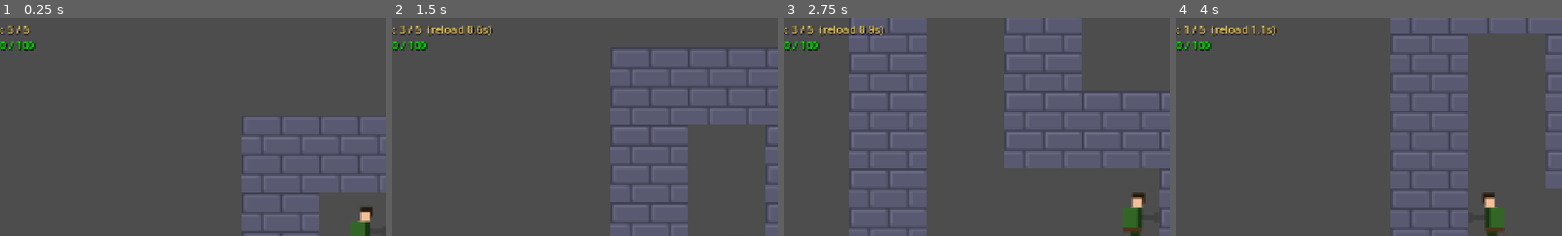
Above: before the commit, frames 1-4 (left to right).
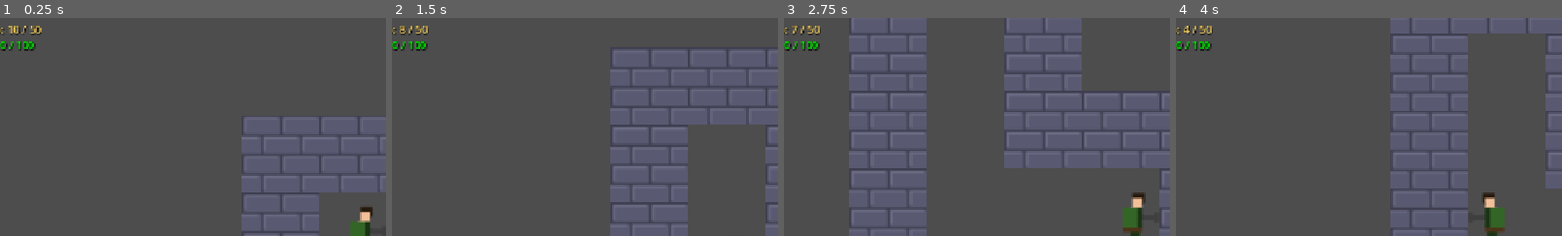
Above: after the commit, the same moments.

Repository: VVStanley/game_godot
Game: Godot game, scene res://Scenes/Main.tscn
Two runs of this game, one before a commit and one after it. Both use one fixed random seed, a clock stepped at 60 frames per second and the inputs below.
Inputs:
- Up to frame 1 (0.25 s): no input
- Up to frame 2 (1.5 s): hold D (move_right) 0.53-1.28 s; tap Space (shoot) at 0.6, 1.35 s; tap Enter at 1.25 s; hold S (move_down) from 1.28 s (still down)
- Up to frame 3 (2.75 s): release S (move_down) at 2.03 s; hold D (move_right) from 2.03 s (still down); tap Space (shoot) at 2.1 s
- Up to frame 4 (4 s): release D (move_right) at 2.78 s; hold W (move_up) 2.78-3.53 s; tap Space (shoot) at 2.85, 3.5, 3.6 s; hold A (move_left) from 3.53 s (still down)
The pictures show only the part of the screen within x 5-55%, y 4-54%; the shares and areas given below are measured in that part.

The runs differ from the first frame. In frame 1, 0.2% of the frame differs, in the area x 2-11%, y 3-8%; in frame 2, 0.5%; in frame 3, 0.5%, in the area x 2-27%, y 3-9%; in frame 4, 0.5%.

Commit message:
Дораотали патроны

Diff:
--- /dev/null
+++ b/Scenes/AmmoPickup.tscn
@@ -0,0 +1,14 @@
+[gd_scene load_steps=4 format=3]
+
+[ext_resource type="Script" path="res://Scripts/AmmoPickup.gd" id="1_ammo"]
+
+[sub_resource type="CircleShape2D" id="CircleShape2D_ammo"]
+radius = 10.0
+
+[node name="AmmoPickup" type="Area2D"]
+script = ExtResource("1_ammo")
+
+[node name="Sprite" type="Sprite2D" parent="."]
+
+[node name="CollisionShape2D" type="CollisionShape2D" parent="."]
+shape = SubResource("CircleShape2D_ammo")
--- /dev/null
+++ b/Scripts/AmmoPickup.gd
@@ -0,0 +1,36 @@
+## AmmoPickup.gd — Ammo box pickup on the ground.
+##
+## When the player touches this, it grants ammo (up to max).
+
+extends Area2D
+
+
+func _ready() -> void:
+	# Collision layers — detect player body.
+	collision_layer = 0
+	collision_mask = 2  # player layer
+
+	var sprite: Sprite2D = $Sprite
+	var tex = load("res://Assets/ammo_pickup.png")
+	if tex:
+		sprite.texture = tex
+	else:
+		# Fallback: draw a small box.
+		var img := Image.create(16, 16, false, Image.FORMAT_RGBA8)
+		img.fill(Color(0.5, 0.3, 0.1))
+		sprite.texture = ImageTexture.create_from_image(img)
+
+	var shape: CircleShape2D = $CollisionShape2D.shape as CircleShape2D
+	if shape == null:
+		$CollisionShape2D.shape = CircleShape2D.new()
+		shape = $CollisionShape2D.shape
+	shape.radius = Settings.coin_radius
+
+	body_entered.connect(_on_body_entered)
+
+
+func _on_body_entered(body: Node2D) -> void:
+	if body.is_in_group("player"):
+		if body.has_method("add_ammo"):
+			body.add_ammo(Settings.ammo_pickup_amount)
+		queue_free()
--- a/Scripts/Main.gd
+++ b/Scripts/Main.gd
@@ -56,6 +56,7 @@
 var _coin_scene: PackedScene
 var _exit_scene: PackedScene
 var _enemy_scene: PackedScene
+var _ammo_pickup_scene: PackedScene
 
 
 func _ready() -> void:
@@ -67,6 +68,7 @@
 	_spawn_player()
 	_spawn_coins()
 	_spawn_enemies()
+	_spawn_ammo_pickups()
 	_spawn_exit()
 	_setup_hud_layer()
 	_create_hud()
@@ -93,6 +95,7 @@
 	_coin_scene = load("res://Scenes/Coin.tscn")
 	_exit_scene = load("res://Scenes/Exit.tscn")
 	_enemy_scene = load("res://Scenes/Enemy.tscn")
+	_ammo_pickup_scene = load("res://Scenes/AmmoPickup.tscn")
 
 
 # =====================================================================
@@ -528,6 +531,12 @@
 	add_child(_player)
 	_player.bullet_fired.connect(_on_bullet_fired)
 
+	# Set carried ammo from previous level (or starting ammo on level 1).
+	if LevelManager.current_level == 1:
+		_player.set_ammo(Settings.ammo_start_count)
+	else:
+		_player.set_ammo(LevelManager.carried_ammo)
+
 	# Camera follows player.
 	_camera.make_current()
 	_camera.global_position = _player.global_position
@@ -599,6 +608,36 @@
 		enemy.enemy_died.connect(_on_enemy_died)
 
 
+func _spawn_ammo_pickups() -> void:
+	var count: int = Settings.ammo_pickup_spawn_count
+	var blocked: Array[Vector2i] = [
+		Vector2i(PLAYER_SPAWN.x * 2 + 1, PLAYER_SPAWN.y * 2 + 1),
+		Vector2i(EXIT_CELL.x * 2 + 1, EXIT_CELL.y * 2 + 1),
+	]
+
+	# Also block positions where coins and enemies spawned.
+	for coin in _coins:
+		var px: int = int(floor(coin.position.x / Settings.wall_tile_size))
+		var py: int = int(floor(coin.position.y / Settings.wall_tile_size))
+		blocked.append(Vector2i(px, py))
+
+	var candidates: Array[Vector2i] = []
+	for row in range(MAZE_ROWS):
+		for col in range(MAZE_COLS):
+			if _maze[row][col] == 0:
+				var gp := Vector2i(col, row)
+				if gp not in blocked:
+					candidates.append(gp)
+
+	candidates.shuffle()
+	count = min(count, candidates.size())
+
+	for i in range(count):
+		var ammo: Node2D = _ammo_pickup_scene.instantiate()
+		ammo.position = _grid_to_pixel(candidates[i])
+		add_child(ammo)
+
+
 func _on_enemy_collected_coin(coin_node: Node2D) -> void:
 	if _game_over or not is_instance_valid(coin_node):
 		return
@@ -686,12 +725,7 @@
 	if _player != null and is_instance_valid(_player):
 		var ammo: int = _player.get_ammo()
 		var max_ammo: int = _player.get_max_ammo()
-		var regen: float = _player.get_regen_remaining()
-
-		if regen > 0.0 and ammo < max_ammo:
-			_ammo_label.text = "Ammo: %d / %d  (reload %.1fs)" % [ammo, max_ammo, regen]
-		else:
-			_ammo_label.text = "Ammo: %d / %d" % [ammo, max_ammo]
+		_ammo_label.text = "Ammo: %d / %d" % [ammo, max_ammo]
 
 		# Update HP display.
 		var hp: int = _player.get_hp()
@@ -900,6 +934,9 @@
 
 	_player.set_physics_process(false)
 
+	# Save carried ammo for next level.
+	LevelManager.carried_ammo = _player.get_ammo()
+
 	if LevelManager.advance_level():
 		_show_level_complete_screen()
 	else:
--- a/Scripts/Player.gd
+++ b/Scripts/Player.gd
@@ -25,8 +25,7 @@
 var main_scene: Node
 
 # Ammo state.
-var _ammo: int = Settings.max_ammo
-var _regen_accumulator: float = 0.0
+var _ammo: int = 0
 
 # Step sound pacing.
 var _step_accumulator: float = 0.0
@@ -102,9 +101,6 @@
 	# Coin detection.
 	_check_coin_overlaps()
 
-	# Ammo regeneration.
-	_regen_ammo(delta)
-
 	# Shooting.
 	if Input.is_action_just_pressed("shoot"):
 		_shoot()
@@ -167,15 +163,9 @@
 	bullet_fired.emit(bullet)
 
 
-## Regenerate ammo over time.
-func _regen_ammo(delta: float) -> void:
-	if _ammo >= Settings.max_ammo:
-		return
-
-	_regen_accumulator += delta
-	while _regen_accumulator >= Settings.ammo_regen_time and _ammo < Settings.max_ammo:
-		_regen_accumulator -= Settings.ammo_regen_time
-		_ammo += 1
+## Add ammo from pickup. Clamped to max.
+func add_ammo(amount: int) -> void:
+	_ammo = mini(_ammo + amount, Settings.max_ammo)
 
 
 # ---------------------------------------------------------------------------
@@ -266,10 +256,8 @@
 func get_max_ammo() -> int:
 	return Settings.max_ammo
 
-func get_regen_remaining() -> float:
-	if _ammo >= Settings.max_ammo:
-		return 0.0
-	return Settings.ammo_regen_time - _regen_accumulator
+func set_ammo(amount: int) -> void:
+	_ammo = maxi(0, mini(amount, Settings.max_ammo))
 
 func get_hp() -> int:
 	return _hp
--- a/Settings/LevelManager.gd
+++ b/Settings/LevelManager.gd
@@ -11,10 +11,14 @@
 ## Cumulative score across all levels.
 var total_score: int = 0
 
+## Ammo carried over from previous level.
+var carried_ammo: int = 0
+
 ## Reset progress to the beginning.
 func reset_progress() -> void:
 	current_level = 1
 	total_score = 0
+	carried_ammo = 0
 
 ## Advance to the next level. Returns false if already at max.
 func advance_level() -> bool:
--- a/Settings/Settings.gd
+++ b/Settings/Settings.gd
@@ -51,11 +51,17 @@
 
 # ===================== SHOOTING =====================
 
-## Maximum bullets the player can hold.
-var max_ammo: int = 5
+## Maximum bullets the player can carry.
+var max_ammo: int = 50
 
-## Seconds to fully regenerate one bullet (when ammo < max).
-var ammo_regen_time: float = 1.5
+## Starting ammo for the first level.
+var ammo_start_count: int = 10
+
+## Ammo restored when picking up an ammo box.
+var ammo_pickup_amount: int = 3
+
+## Number of ammo boxes to spawn per level.
+var ammo_pickup_spawn_count: int = 3
 
 ## Speed of bullets in pixels per second.
 var bullet_speed: float = 400.0
Binary file added: Assets/ammo_pickup.png
Not shown, added: Assets/ammo_pickup.png.import
Not shown, added: Scripts/AmmoPickup.gd.uid
Not shown, changed: GAME_IMPROVEMENTS.md
Not shown, changed: README.md
Not shown, changed: README_DEV.md
Not shown, changed: generate_sprites.py
